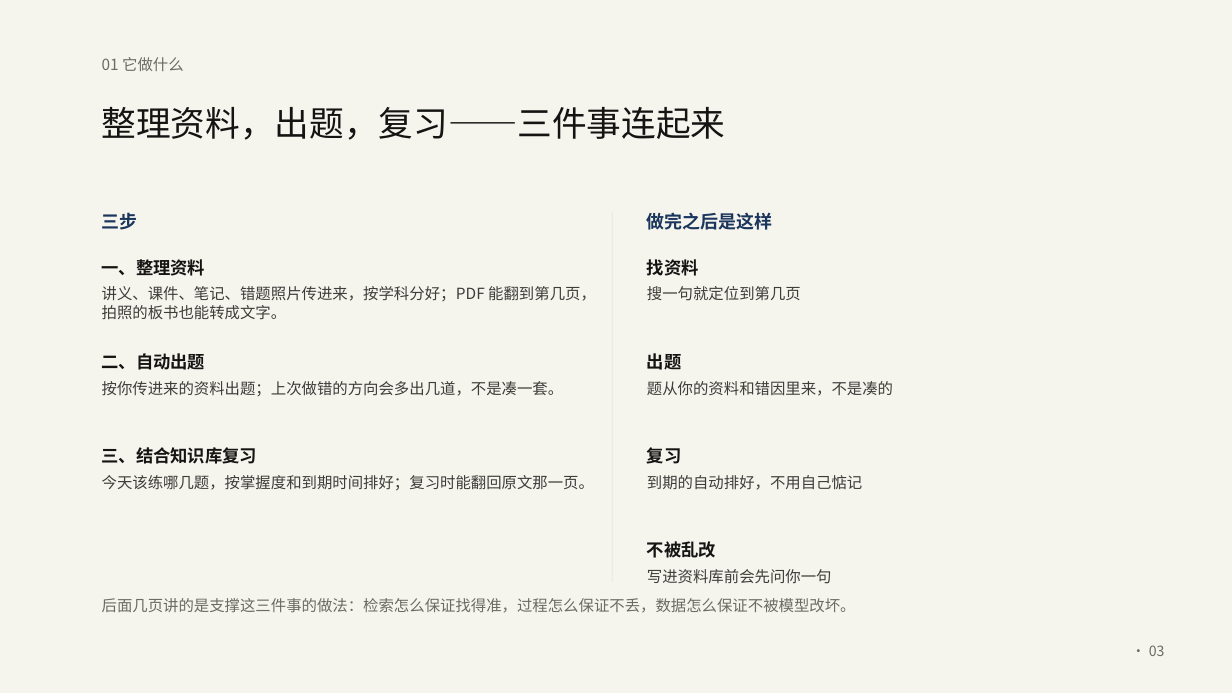
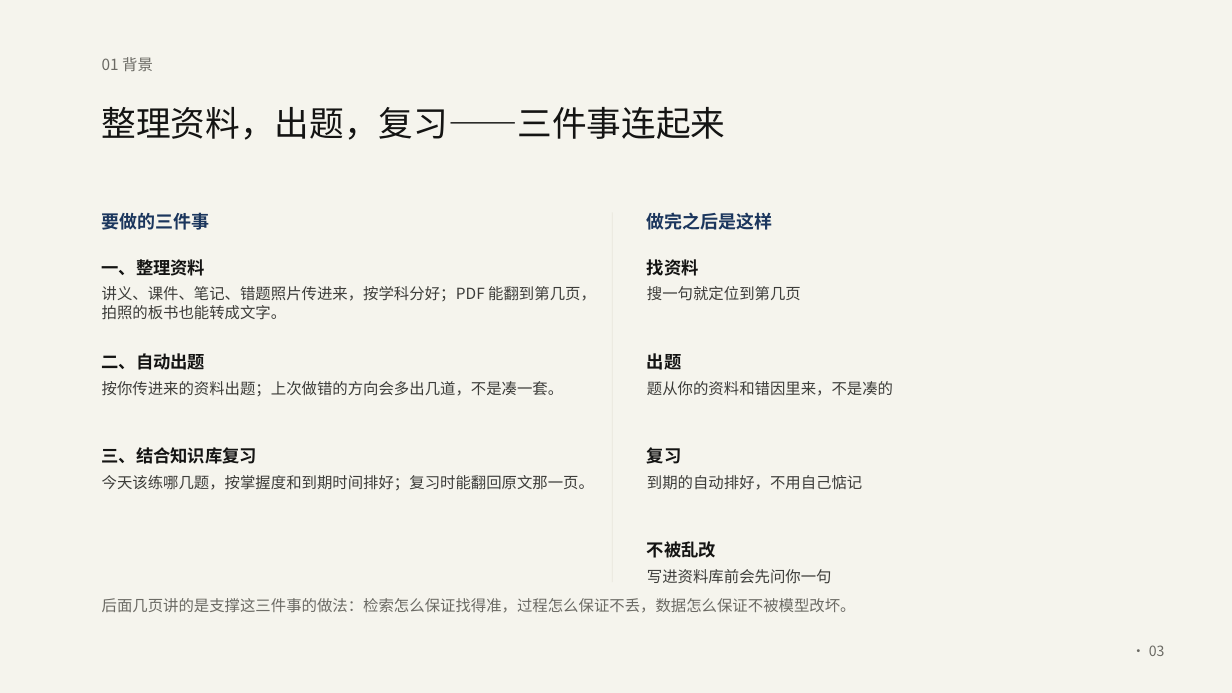
Before and after one commit to Baicaicn23/StudyGraph, a slide deck: slide 3 of docs/作品集/参赛/知迹答辩/知迹答辩.pptx. Drawn at 1232x693 pixels with LibreOffice and Linux fonts; fonts in the diff are those of the drawing. Boxes give left, top, right and bottom in pixels: in the first picture for what was removed or moved away, otherwise in the second. Text is boxed around its words. In the diff, an @@ line names an element or a change of style, - is before the commit and + after.

Commit message:
feat(参赛): PPT 重排为 13 页——背景与技术严格分开，技术项一项一页
用户要求背景与技术不混。核对后发现三个技术在原 PPT 上完全缺失（代码里都有）：
工具调用（9 个工具）、MCP、联网搜索 —— 全部补上。

- 13 页四段：背景 2 页（三件事 / 一周里发生的事）→ 技术 6 页（回合编排 / 工具调用 /
  工具权限 / 检索 / MCP / 联网搜索，一项一页）→ 应用与验证 1 页 → 边界与收束 2 页
- 背景段只讲用户视角：做什么、典型一周怎么用
- 技术段每页给「是什么 / 我们怎么做的 / 换来什么或代价」，脚注一句话收口
- 01-作品说明：文首标明「背景（一二四）/ 技术（三五六）」两段，技术亮点补工具调用与联网搜索
- 页名 13 条同步，13/13 落盘，validate 无错

```diff
--- a/docs/作品集/参赛/知迹答辩/知迹答辩.pptx
+++ b/docs/作品集/参赛/知迹答辩/知迹答辩.pptx
@@ text at (102, 57, 153, 71): text changed @@
-01 它做什么
+01 背景
@@ text at (102, 212, 210, 230): text changed @@
-三步
+要做的三件事
```
Also in this commit, not shown: 8 other slides changed, 4 slides added, 2 slides removed, 3 other files.
